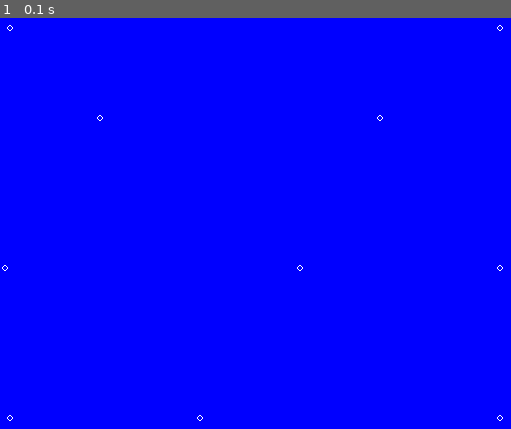
Above: before the commit, frame 1.
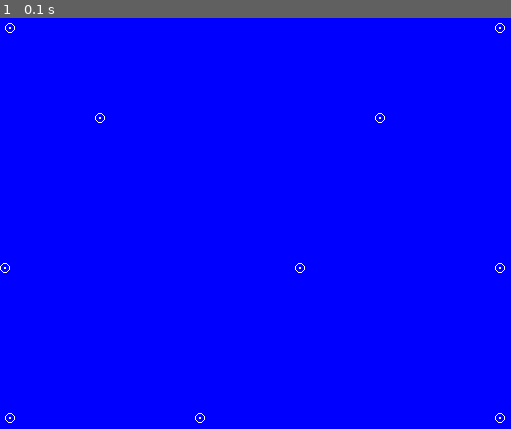
Above: after the commit, the same moment.

Repository: saegl5/myprojects
Game: pygame game, started from Codes/pygame-animation-snowfall-part-3.py
Two runs of this game, one before a commit and one after it. Both use one fixed random seed, a clock stepped at 60 frames per second and the inputs below.
Inputs:
- Up to frame 1 (0.1 s): no input

The runs differ from the first frame. In frame 1, 0.2% of the frame differs, in the area x 0-99%, y 1-99%.

Commit message:
added center points and made snow bigger

Diff:
--- a/Codes/pygame-animation-snowfall-part-3.py
+++ b/Codes/pygame-animation-snowfall-part-3.py
@@ -35,7 +35,8 @@
     screen.fill(BLUE) # clear the screen
     # --- Drawing code
     for center_point in snowflakes: # FOR each item in the list
-        pygame.draw.circle(screen, WHITE, center_point, radius=3, width=1)
+        pygame.draw.circle(screen, WHITE, center_point, radius=5, width=1)
+        pygame.draw.circle(screen, WHITE, center_point, radius=1, width=1)
     # ----------------
     pygame.display.flip() # update the screen
     clock.tick(60) # maximum 60 frames per second (i.e., no more than 60 times through WHILE loop each second)
--- a/Codes/pygame-animation-snowfall-part-4.py
+++ b/Codes/pygame-animation-snowfall-part-4.py
@@ -32,8 +32,10 @@
     # --- Drawing code
     # for center_point in snowflakes: # FOR each item in the list
     for i in range(0, len(snowflakes)): # FOR each index in the list
-        # pygame.draw.circle(screen, WHITE, center_point, radius=3, width=1)
-        pygame.draw.circle(screen, WHITE, snowflakes[i], radius=3, width=1)
+        # pygame.draw.circle(screen, WHITE, center_point, radius=5, width=1)
+        pygame.draw.circle(screen, WHITE, snowflakes[i], radius=5, width=1)
+        # pygame.draw.circle(screen, WHITE, center_point, radius=1, width=1)
+        pygame.draw.circle(screen, WHITE, snowflakes[i], radius=1, width=1)
     # ----------------
     pygame.display.flip() # update the screen
     clock.tick(60) # maximum 60 frames per second (i.e., no more than 60 times through WHILE loop each second)
--- a/Codes/pygame-animation-snowfall-part-5.py
+++ b/Codes/pygame-animation-snowfall-part-5.py
@@ -16,7 +16,7 @@
 clock = pygame.time.Clock() # define "clock"
 snowflakes = [] # define a list
 i = int() # optional, use range() to confine i to 0 or greater
-r = 3 # circle radius
+r = 5 # circle radius
 
 pygame.display.set_caption("QUESTABOX's Cool Animation") # title, or choose your own
 
@@ -34,6 +34,7 @@
     # --- Drawing code
     for i in range(0, len(snowflakes)): # FOR each index in the list
         pygame.draw.circle(screen, WHITE, snowflakes[i], radius=r, width=1)
+        pygame.draw.circle(screen, WHITE, snowflakes[i], radius=1, width=1)
         snowflakes[i][1] += 1 # increase y by 1 pixel for each point
         if snowflakes[i][1] > size[1]+r: # IF snow flake has left the canvas
             # Recreate it
--- a/Codes/pygame-graphics-sound-snowfall/pygame-animation-snowfall-revisit.py
+++ b/Codes/pygame-graphics-sound-snowfall/pygame-animation-snowfall-revisit.py
@@ -17,7 +17,7 @@
 background_image = pygame.image.load("north-pole.jpg").convert() # background image from Pixabay, see License.txt
 snowflakes = [] # define a list
 i = int() # optional, use range() to confine i to 0 or greater
-r = 3 # circle radius
+r = 5 # circle radius
 
 pygame.display.set_caption("QUESTABOX's Cool Animation") # title, or choose your own
 
@@ -37,6 +37,7 @@
     for i in range(0, len(snowflakes)): # FOR each index in the list
         # pygame.draw.circle(screen, WHITE, snowflakes[i], radius=r, width=1)
         pygame.draw.circle(screen, WHITE, snowflakes[i], radius=r, width=0)
+        # pygame.draw.circle(screen, WHITE, snowflakes[i], radius=1, width=1)
         snowflakes[i][1] += 1 # increase y by 1 pixel for each point
         if snowflakes[i][1] > size[1]+r: # IF snow flake has left the canvas
             # Recreate it
